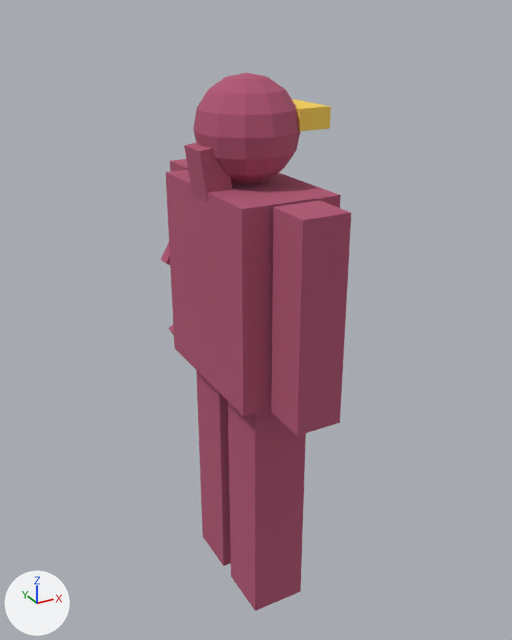
The glTF model assets/models/champions/wrenna.glb: old version first, new version second.
One viewpoint serves both versions: a 50 mm lens placed at (-0.956, -1.789, 1.859), pointed at (0.049, 0.037, 0.946). Every picture has the same lights, and +X, +Y and +Z are marked at lower left. The older version comes first. Vertices at exactly the same position are counted once.

The scene before the commit, as lines of its bpy script (objects in view):
```python
me_champion = bpy.data.meshes.new('Champion')
me_champion.from_pydata(...)  # 174 vertices, 300 faces; spans x -0.17..0.21, y -0.41..0.47, z 0.0..1.7
# faces by material slot: [276, 24]
me_champion.materials.append(mat_body)  # pink #b25674
me_champion.materials.append(mat_accent)  # yellow #f9d359
ob_champion = bpy.data.objects.new('Champion', me_champion)
ob_champion.location = (0.0, 0.0, 0.0)
```
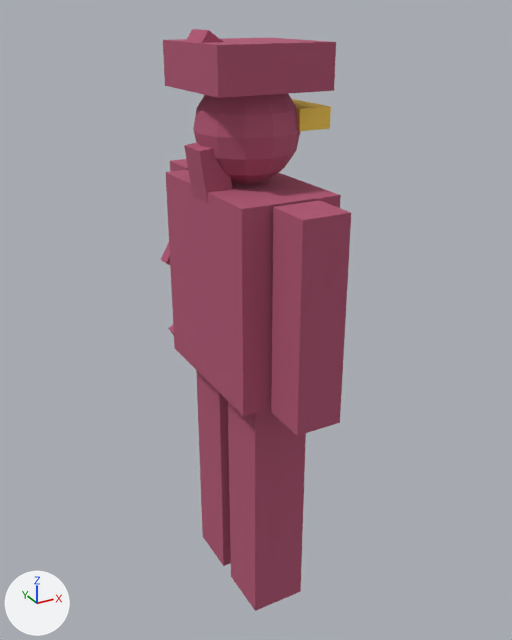
Commit message: feat(assets): a head piece for every roster champion

The change, as a list of edits to the scene's bpy script:
```text
Change me_champion:
    used by ob_champion; location = (0.0, 0.0, 0.0)
    verts and faces of me_champion; kept vertices keep their numbers, new ones are numbered from 174
    remove me_champion.from_pydata(...)  # 174 vertices, 300 faces; spans x -0.17..0.21, y -0.41..0.47, z 0.0..1.7
    add me_champion.from_pydata(...)  # 190 vertices, 324 faces; spans x -0.17..0.21, y -0.41..0.47, z 0.0..1.81
    me_champion part 1: a new loose piece, a box spanning x -0.17..0.17, y -0.17..0.17, z 1.66..1.78, in mat_body (pink #b25674)
    me_champion part 2
    add verts[174] = (-0.16, -0.05, 1.77)
    add verts[175] = (-0.16, 0.05, 1.77)
    add verts[176] = (-0.13, -0.05, 1.81)  # pixel (208, 30)
    add verts[177] = (-0.13, 0.05, 1.81)  # pixel (192, 29)
    add for new, old in zip([*range(178, 182)], [*range(174, 178)]): verts[new] = verts[old] + (0.19, 0.0, -0.14)
    add faces += [(174, 175, 178), (175, 179, 178), (175, 177, 179), (177, 181, 179), (176, 181, 177), (176, 180, 181)]  # mat_body (pink #b25674)
    add faces += [(174, 180, 176), (174, 178, 180), (179, 181, 180), (178, 179, 180), (174, 177, 175), (174, 176, 177)]  # mat_body (pink #b25674)
```

Pixel boxes (x1, y1, x2, y2) of what changed, in the pictures (512 x 640 px):
'Champion', reshaped (8% taller): before (161, 73, 351, 611); after (161, 29, 351, 611)
part 1 of me_champion, added: after (163, 38, 336, 98)
part 2 of me_champion, added: after (186, 29, 223, 43)
